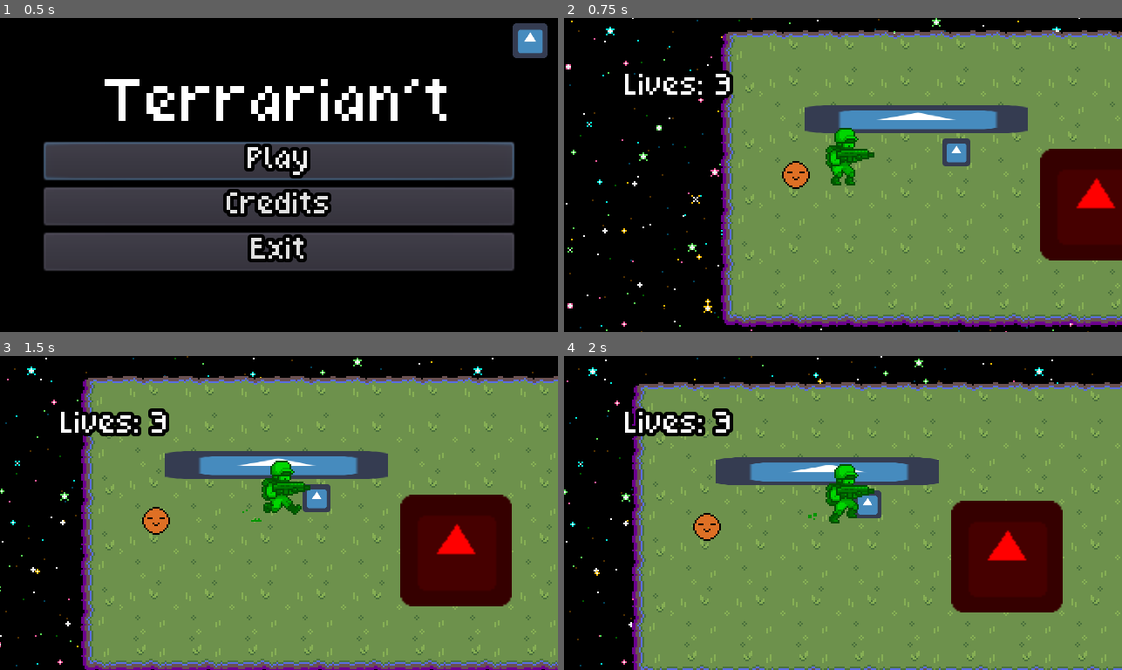
Above: before the commit, frames 1-4 (two rows, left to right).
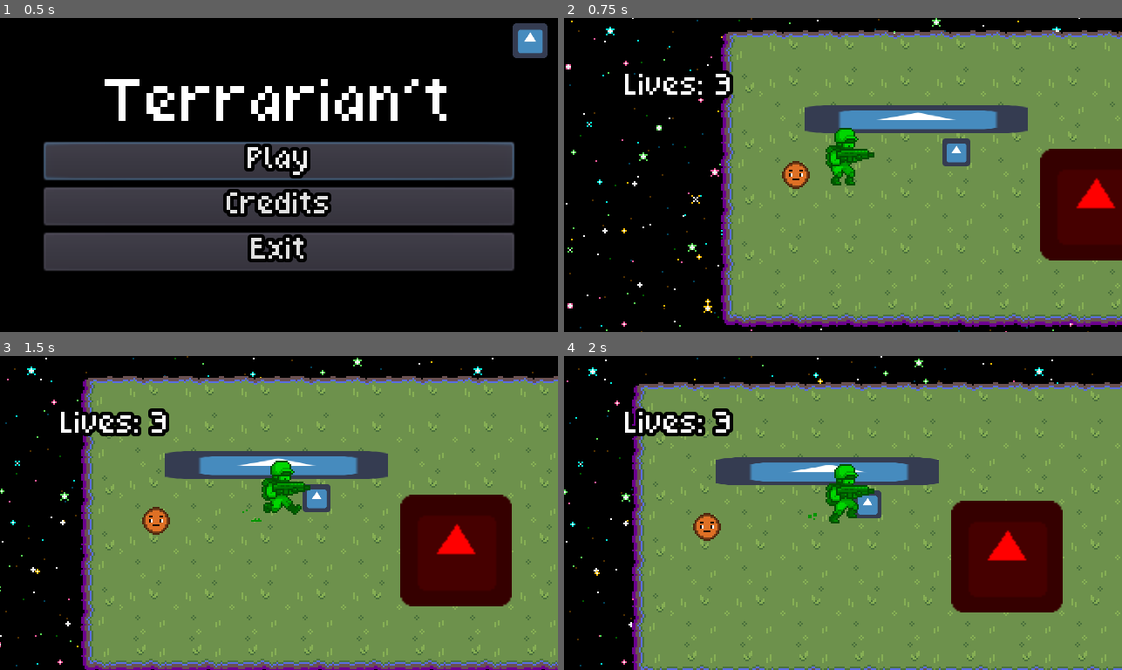
Above: after the commit, the same moments.

Repository: elixs/Terrarian-t
Game: Godot game, scene res://scenes/ui/main_menu.tscn
The game is run twice, just before and just after one commit, with the same random seed, the same clock (stepped at 60 frames per second) and the same inputs. The engine's default icon, where the game draws it, is replaced by a stand-in: a white triangle on a blue panel in a dark square.
Inputs (mouse positions are in pixels of both pictures, inside the frame that each line leads up to):
- Up to frame 1 (0.5 s): no input
- Up to frame 2 (0.75 s): click "Play" at 0.5 s
- Up to frame 3 (1.5 s): move the mouse to (401, 497) at 1.27 s; hold D (move_right) from 1.28 s (still down); right-click (401, 497) at 1.35 s
- Up to frame 4 (2 s): keep holding D (move_right); tap Space (jump) at 1.52 s

Frame 1 is identical in both runs. In frame 2, 0.2% of the frame differs, in the area x 39-45%, y 45-55%; in frame 3, 0.2%; in frame 4, 0.2%.

Commit message:
inventory

Diff:
--- /dev/null
+++ b/data/db.gd
@@ -0,0 +1,15 @@
+extends Node
+
+var inventory_data = {}
+
+
+func _ready():
+	load_db()
+
+
+func load_db():
+	var file = File.new()
+	file.open("res://data/db.json", File.READ)
+	var content = file.get_as_text()
+	file.close()
+	var inventory_data = JSON.parse(content).result
--- /dev/null
+++ b/data/db.json
@@ -0,0 +1,26 @@
+{
+  "wood": {
+    "display_name": "Mystic Wood",
+    "icon": {
+      "x": 0,
+      "y": 0
+    },
+    "stack_size": 4
+  },
+  "ruby": {
+    "display_name": "Ruby",
+    "icon": {
+      "x": 0,
+      "y": 48
+    },
+    "stack_size": 1
+  },
+  "chilli": {
+    "display_name": "Chilli Pepper",
+    "icon": {
+      "x": 24,
+      "y": 144
+    },
+    "stack_size": 32
+  }
+}
--- /dev/null
+++ b/data/inventory.json
@@ -0,0 +1,15 @@
+[
+  {
+    "item": "ruby",
+    "quantity": 2
+  },
+  {
+    "item": "chilli",
+    "quantity": 10
+  },
+
+  {
+    "item": "chilli",
+    "quantity": 10
+  }
+]
--- a/project.godot
+++ b/project.godot
@@ -27,6 +27,7 @@
 [autoload]
 
 Game="*res://scenes/game.tscn"
+DB="*res://data/db.gd"
 
 [display]
 
--- /dev/null
+++ b/scenes/ui/inventory.gd
@@ -0,0 +1,34 @@
+extends MarginContainer
+
+onready var items = $Items
+
+var item_scene = preload("res://scenes/ui/item.tscn")
+
+var inventory = {} setget set_inventory
+
+func _ready():
+	load_inventory()
+
+
+func load_inventory():
+	var file = File.new()
+	file.open("res://data/inventory.json", File.READ)
+	var content = file.get_as_text()
+	file.close()
+	self.inventory = JSON.parse(content).result
+
+func set_inventory(value):
+	inventory = value
+	_update()
+
+
+func _update():
+	for child in items.get_children():
+		items.remove_child(child)
+		child.queue_free()
+	for item in inventory:
+		var ui_item = item_scene.instance()
+		items.add_child(ui_item)
+		ui_item.display_name = item.display_name
+
+		ui_item.quantity = item.quantity
--- /dev/null
+++ b/scenes/ui/inventory.tscn
@@ -0,0 +1,17 @@
+[gd_scene load_steps=3 format=2]
+
+[ext_resource path="res://scenes/ui/inventory.gd" type="Script" id=1]
+[ext_resource path="res://scenes/ui/item.tscn" type="PackedScene" id=2]
+
+[node name="Inventory" type="MarginContainer"]
+anchor_right = 1.0
+anchor_bottom = 1.0
+script = ExtResource( 1 )
+
+[node name="Items" type="VBoxContainer" parent="."]
+margin_left = 25.0
+margin_top = 25.0
+margin_right = 295.0
+margin_bottom = 155.0
+
+[node name="Item" parent="Items" instance=ExtResource( 2 )]
--- /dev/null
+++ b/scenes/ui/item.gd
@@ -0,0 +1,5 @@
+extends HBoxContainer
+
+
+var display_name = ""
+var quantity = 0
--- /dev/null
+++ b/scenes/ui/item.tscn
@@ -0,0 +1,32 @@
+[gd_scene load_steps=4 format=2]
+
+[ext_resource path="res://assets/sprites/crafting_materials/resources_outlined.png" type="Texture" id=1]
+[ext_resource path="res://scenes/ui/item.gd" type="Script" id=2]
+
+[sub_resource type="AtlasTexture" id=1]
+atlas = ExtResource( 1 )
+region = Rect2( 24, 144, 24, 24 )
+
+[node name="Item" type="HBoxContainer"]
+margin_right = 270.0
+margin_bottom = 16.0
+script = ExtResource( 2 )
+
+[node name="Icon" type="TextureRect" parent="."]
+margin_right = 16.0
+margin_bottom = 16.0
+rect_min_size = Vector2( 16, 16 )
+texture = SubResource( 1 )
+expand = true
+
+[node name="Quantity" type="Label" parent="."]
+margin_left = 20.0
+margin_right = 36.0
+margin_bottom = 16.0
+text = "x1"
+
+[node name="Name" type="Label" parent="."]
+margin_left = 40.0
+margin_right = 88.0
+margin_bottom = 16.0
+text = "Godot"
Binary file changed: assets/ball.png
Binary file added: assets/sprites/crafting_materials/preview.aseprite
Binary file added: assets/sprites/crafting_materials/preview.png
Not shown, added: assets/sprites/crafting_materials/preview.png.import
Binary file added: assets/sprites/crafting_materials/resources.ase
Binary file added: assets/sprites/crafting_materials/resources_basic.png
Not shown, added: assets/sprites/crafting_materials/resources_basic.png.import
Binary file added: assets/sprites/crafting_materials/resources_blue_bg.png
Not shown, added: assets/sprites/crafting_materials/resources_blue_bg.png.import
Binary file added: assets/sprites/crafting_materials/resources_green_bg.png
Not shown, added: assets/sprites/crafting_materials/resources_green_bg.png.import
Binary file added: assets/sprites/crafting_materials/resources_neutral_bg.png
(and 7 more such lines)
